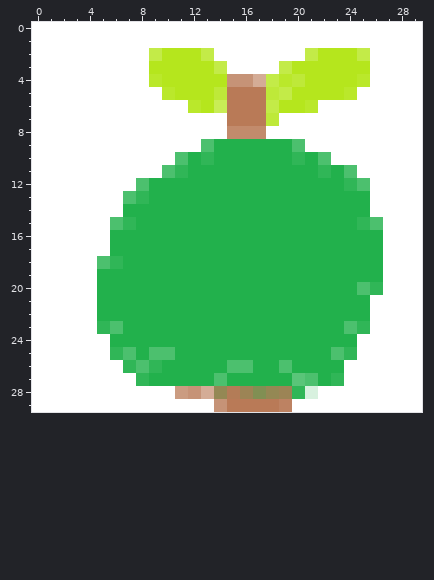
Pixel-art sprite: source/green_apple.png. This is how it looked before the edit.
The file is 30x30 pixels. Pixels under 10% opacity are left out. Colours within 5 levels of each other are drawn and written as one.
And afterwards:
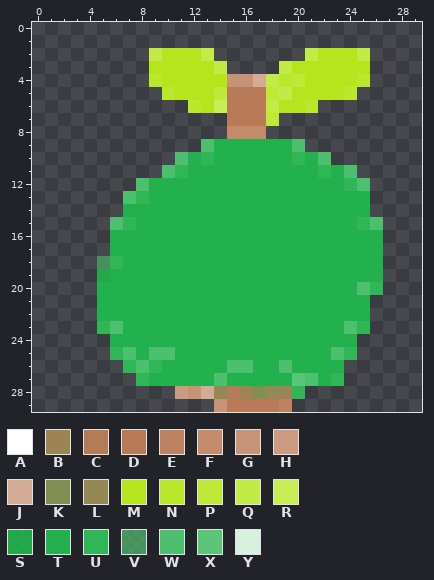
Palette (. is transparent): A #ffffff  B #9c8455  C #b37c57  D #b97a57  E #bd8262  F #c28b6c  G #c69377  H #cb9c81  J #d4ac96  K #818f53  L #948854  M #b5e61d  N #bae82b  P #bee939  Q #c3eb48  R #c8ed56  S #21b14ce8  T #22b14c  U #30b657  V #4cc06ea5  W #4cc06e  X #5ac579  Y #d8f1df
Changes in this commit:
@@ x 0..29 @@
- 0 AAAAAAAAAAAAAAAAAAAAAAAAAAAAAA
- 1 AAAAAAAAAAAAAAAAAAAAAAAAAAAAAA
- 2 AAAAAAAAAQMMMQAAAAAAAQMMMQAAAA
- 3 AAAAAAAAAMMMMMQAAAAQMMMMMMAAAA
- 4 AAAAAAAAANMMMMMGGJQNPMMMMNAAAA
- 5 AAAAAAAAAANMMMPDDDPQMMMMNAAAAA
- 6 AAAAAAAAAAAANMRDDDQMMNAAAAAAAA
- 7 AAAAAAAAAAAAAAADDDPAAAAAAAAAAA
- 8 AAAAAAAAAAAAAAAFFFAAAAAAAAAAAA
- 9 AAAAAAAAAAAAAWTTTTTTWAAAAAAAAA
-10 AAAAAAAAAAAWTUTTTTTTUTWAAAAAAA
-11 AAAAAAAAAAWUTTTTTTTTTTUTWAAAAA
-12 AAAAAAAAWTTTTTTTTTTTTTTTUWAAAA
-13 AAAAAAAWUTTTTTTTTTTTTTTTTTAAAA
-14 AAAAAAATTTTTTTTTTTTTTTTTTTAAAA
-15 AAAAAAWUTTTTTTTTTTTTTTTTTUWAAA
-16 AAAAAATTTTTTTTTTTTTTTTTTTTTAAA
-17 AAAAAATTTTTTTTTTTTTTTTTTTTTAAA
-18 AAAAAWUTTTTTTTTTTTTTTTTTTTTAAA
-19 AAAAATTTTTTTTTTTTTTTTTTTTTTAAA
-20 AAAAATTTTTTTTTTTTTTTTTTTTWUAAA
-21 AAAAATTTTTTTTTTTTTTTTTTTTTAAAA
-22 AAAAATTTTTTTTTTTTTTTTTTTTTAAAA
-23 AAAAAUWTTTTTTTTTTTTTTTTTWUAAAA
-24 AAAAAATTTTTTTTTTTTTTTTTTTAAAAA
-25 AAAAAAUWTWWTTTTTTTTTTTTWUAAAAA
-26 AAAAAAAUWUTTTTTWWTTWTTTTAAAAAA
-27 AAAAAAAAUTTTTTWTTTTTXWTUAAAAAA
-28 AAAAAAAAAAAHGJLCBKLBUYAAAAAAAA
-29 AAAAAAAAAAAAAAGDDDDEAAAAAAAAAA
+ 0 ..............................
+ 1 ..............................
+ 2 .........QMMMQ.......QMMMQ....
+ 3 .........MMMMMQ....QMMMMMM....
+ 4 .........NMMMMMGGJQNPMMMMN....
+ 5 ..........NMMMPDDDPQMMMMN.....
+ 6 ............NMRDDDQMMN........
+ 7 ...............DDDP...........
+ 8 ...............FFF............
+ 9 .............WTTTTTTW.........
+10 ...........WTUTTTTTTUTW.......
+11 ..........WUTTTTTTTTTTUTW.....
+12 ........WTTTTTTTTTTTTTTTUW....
+13 .......WUTTTTTTTTTTTTTTTTT....
+14 .......TTTTTTTTTTTTTTTTTTT....
+15 ......WUTTTTTTTTTTTTTTTTTUW...
+16 ......TTTTTTTTTTTTTTTTTTTTT...
+17 ......TTTTTTTTTTTTTTTTTTTTT...
+18 .....VUTTTTTTTTTTTTTTTTTTTT...
+19 .....STTTTTTTTTTTTTTTTTTTTT...
+20 .....TTTTTTTTTTTTTTTTTTTTWU...
+21 .....TTTTTTTTTTTTTTTTTTTTT....
+22 .....TTTTTTTTTTTTTTTTTTTTT....
+23 .....UWTTTTTTTTTTTTTTTTTWU....
+24 ......TTTTTTTTTTTTTTTTTTT.....
+25 ......UWTWWTTTTTTTTTTTTWU.....
+26 .......UWUTTTTTWWTTWTTTT......
+27 ........UTTTTTWTTTTTXWTU......
+28 ...........HGJLCBKLBU.........
+29 ..............GDDDDE..........
